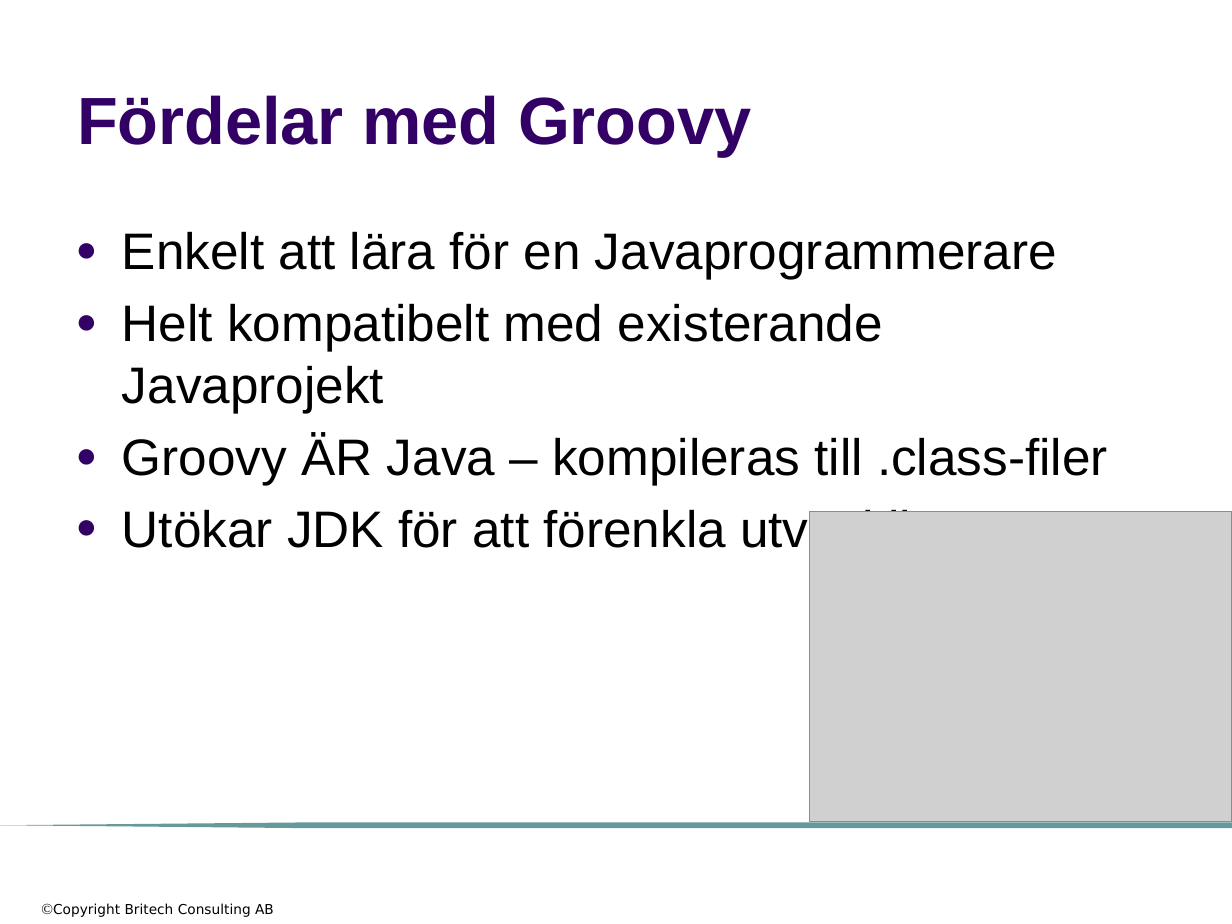
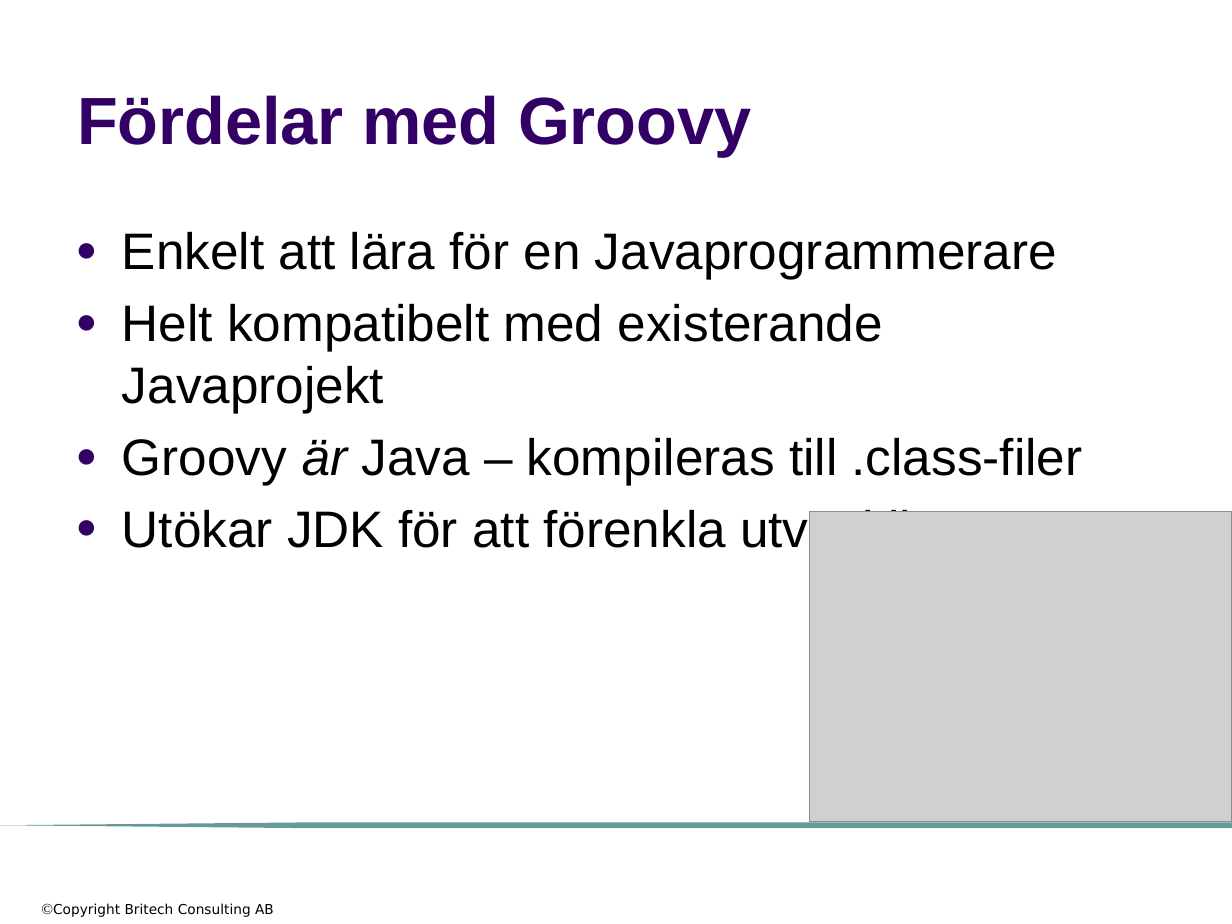
Before and after one commit to me97esn/groovyseminarium, a slide deck: slide 21 of groovyseminarie/dokument/groovyseminarium_source_w_logo.pptx (slide 20 before the commit). Drawn at 1232x924 pixels with LibreOffice and Linux fonts; fonts in the diff are those of the drawing; grey boxes stand for pictures; background and template pictures are left out. Boxes give left, top, right and bottom in pixels: in the first picture for what was removed or moved away, otherwise in the second. Text is boxed around its words. In the diff, an @@ line names an element or a change of style, - is before the commit and + after.

```diff
--- a/groovyseminarie/dokument/groovyseminarium_source_w_logo.pptx
+++ b/groovyseminarie/dokument/groovyseminarium_source_w_logo.pptx
@@ text at (x1=122, y1=437, x2=1083, y2=485): text changed @@
-● Groovy ÄR Java – kompileras till .class-filer
+● Groovy är Java – kompileras till .class-filer
```
Also in this commit, not shown: 7 other slides changed, 1 slide added, 3 slides removed, 5 other files.
